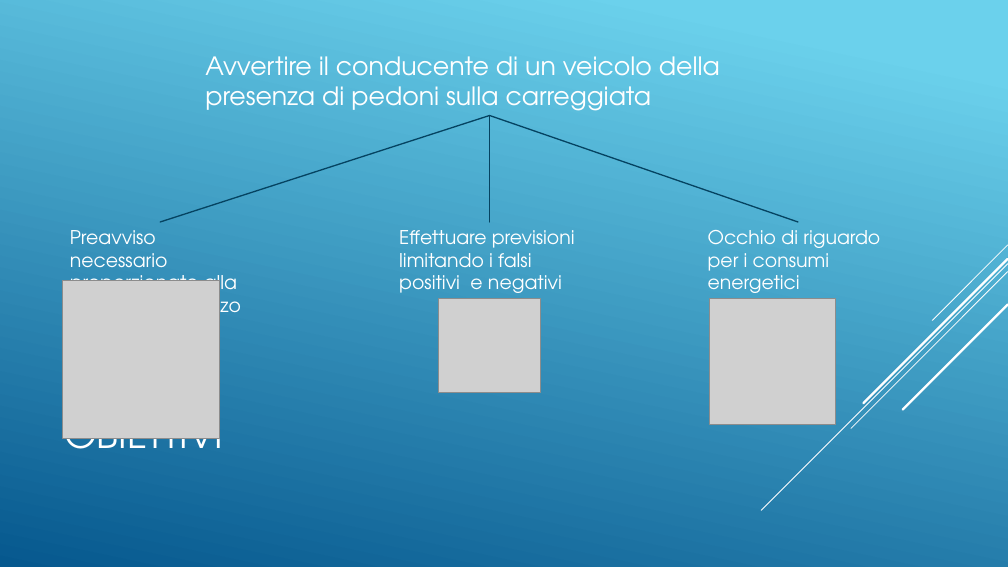
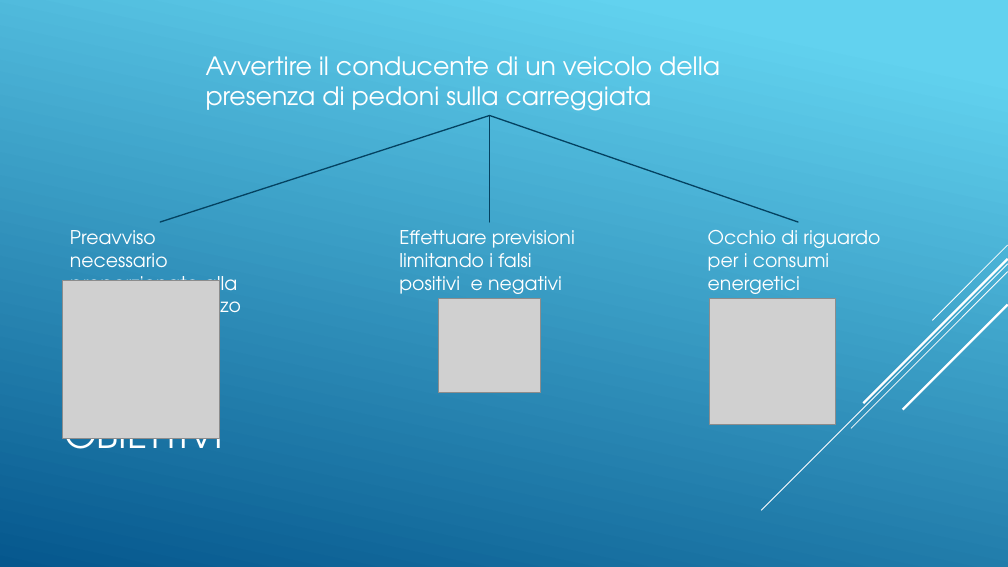
Before and after one commit to Siber93/CarAlertSystem, a slide deck: slide 2 of doc/Vehicles_VS_Humans.pptx. Drawn at 1008x567 pixels with LibreOffice and Linux fonts; fonts in the diff are those of the drawing; grey boxes stand for pictures. Boxes give left, top, right and bottom in pixels: in the first picture for what was removed or moved away, otherwise in the second. Text is boxed around its words. In the diff, an @@ line names an element or a change of style, - is before the commit and + after.

```diff
--- a/doc/Vehicles_VS_Humans.pptx
+++ b/doc/Vehicles_VS_Humans.pptx
@@ background gradient #6ED2EB to #06588E to gradient #62D2EF to #05578D @@
```
Also in this commit, not shown: 11 other slides changed, 5 slides added, 2 slides removed.
